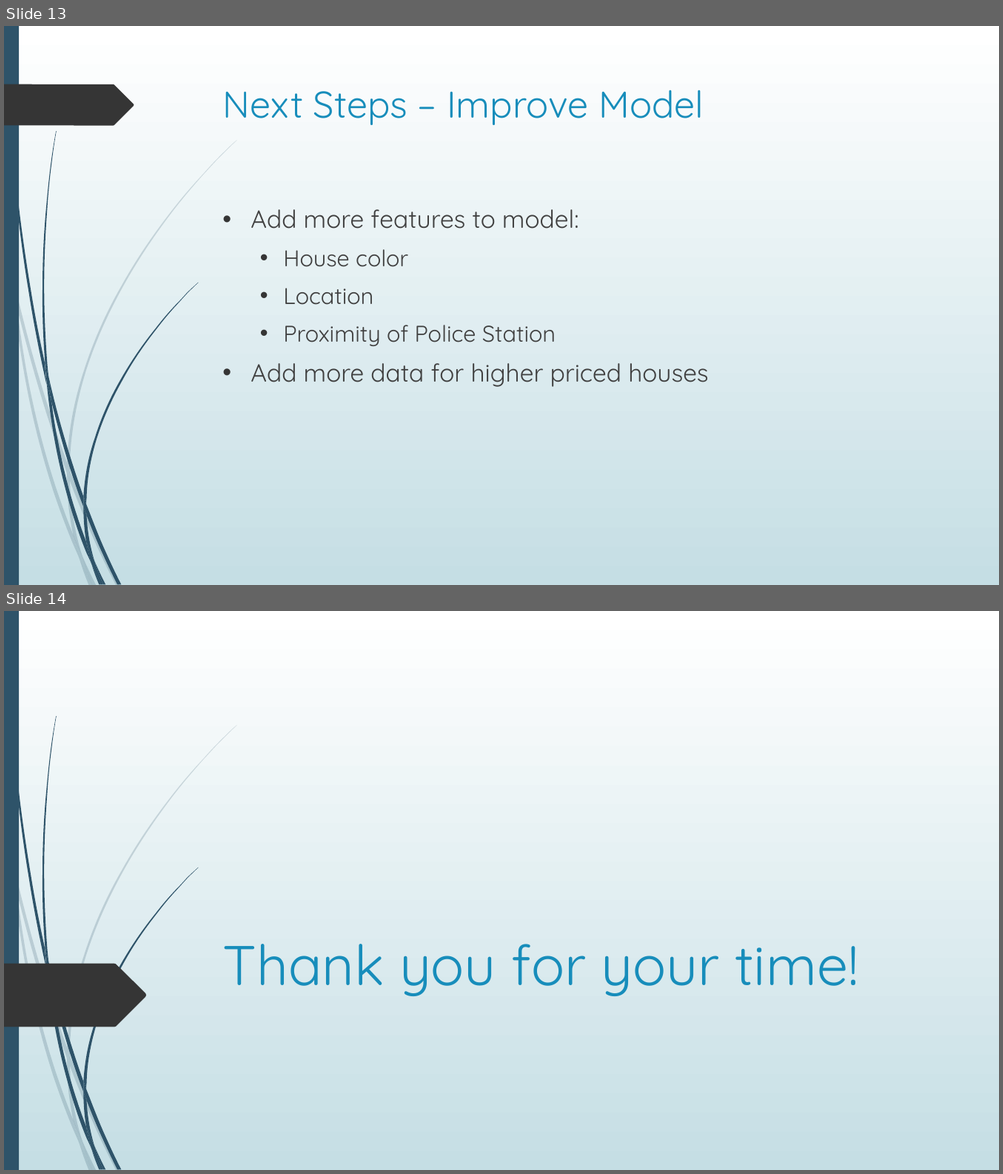
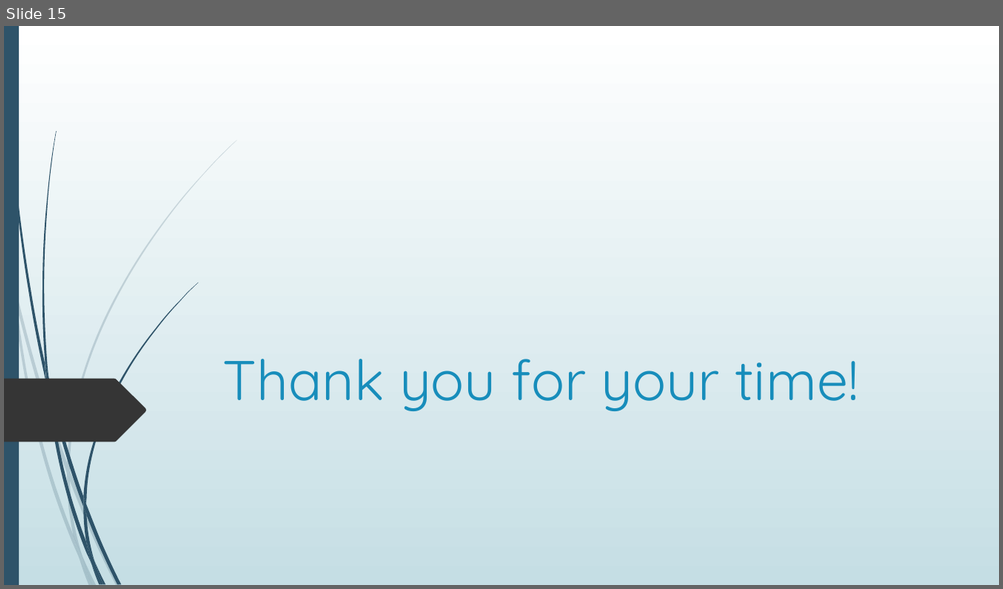
Before and after one commit to justingrisanti/dsc-phase-3-project, a slide deck: Module 3 Final Project Presentation.pptx. Shown one above the other, each under a label of ours: slides 13 and 14 before the commit, slide 15 after it. The pictures are 1003x1174 and 1003x589 pixels, drawn with LibreOffice and Linux fonts; fonts in the diff are those of the drawing. Boxes give left, top, right and bottom in pixels: in the first picture for what was removed or moved away, otherwise in the second. Text is boxed around its words. In the diff, an @@ line names an element or a change of style, - is before the commit and + after.

```diff
--- a/Module 3 Final Project Presentation.pptx
+++ b/Module 3 Final Project Presentation.pptx
@@ slide 13 removed at bbox=[4, 26, 999, 585], background gradient #FFFFFF to #C5DEE5; not listed: 23 template elements that a slide beside it also shows @@
@@ freeform shape removed at bbox=[4, 84, 134, 125] @@
@@ title removed at bbox=[223, 90, 703, 125] @@
-Next Steps – Improve Model
@@ text removed at bbox=[250, 210, 708, 387] @@
-• Add more features to model:
-  • House color
-  • Location
-  • Proximity of Police Station
-• Add more data for higher priced houses
@@ what was slide 14 is now slide 15 @@
```
Also in this commit, not shown: 5 slides changed, 9 slides added, 7 other slides removed, 9 other files.
